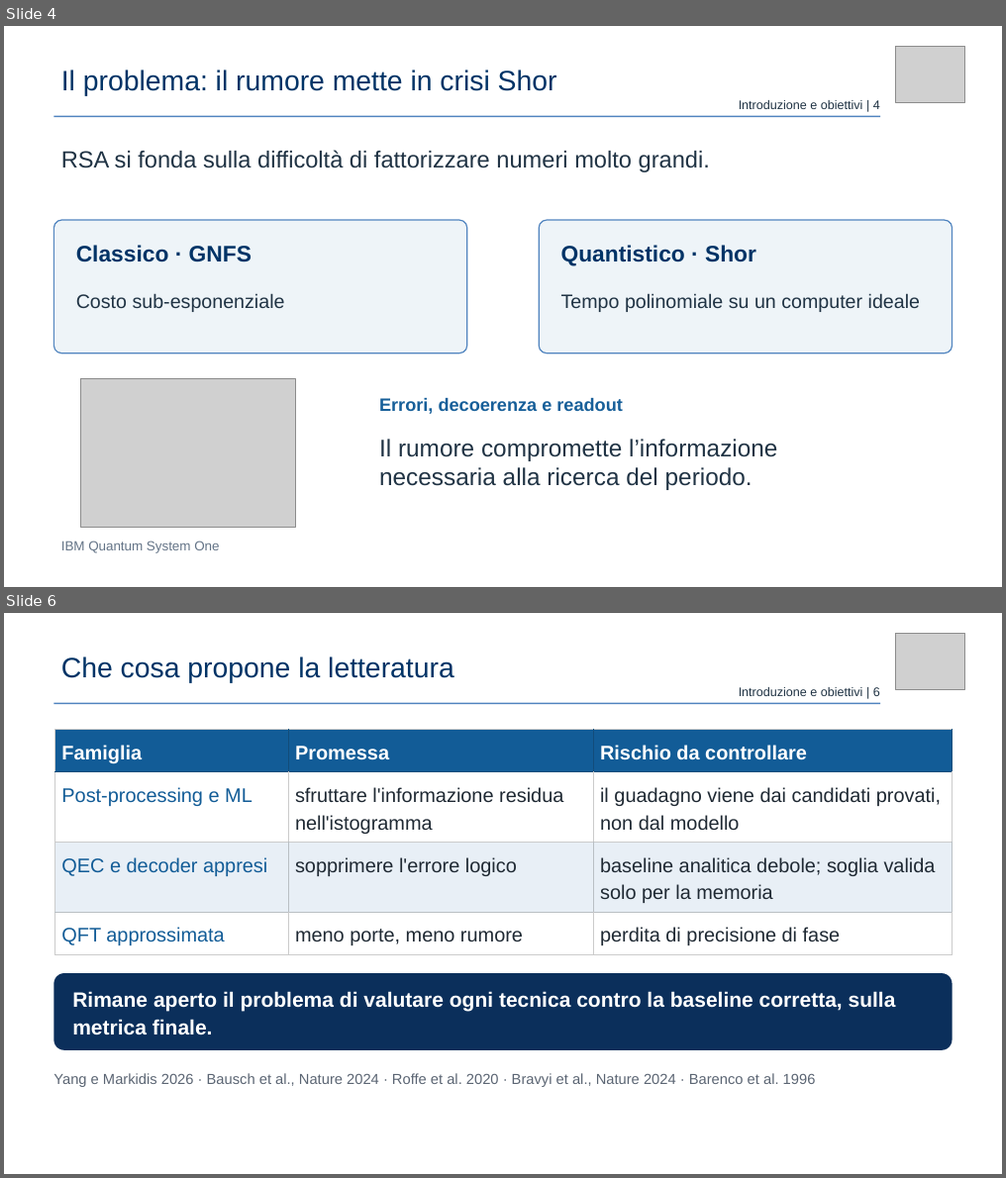
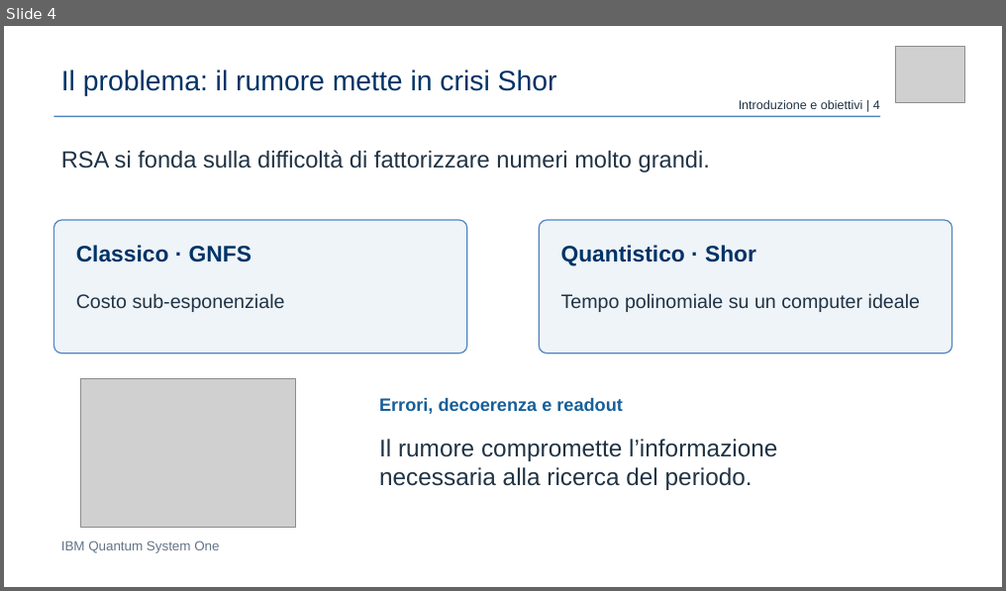
Before and after one commit to claudio-dragotta/shor-nisq-qec-thesis, a slide deck: presentazione/pptx prova/Dragotta Claudio.pptx. Shown one above the other, each under a label of ours: slides 4 and 6 before the commit, slide 4 after it; the slides between them are not shown. The pictures are 1006x1178 and 1006x591 pixels, drawn with LibreOffice and Linux fonts; fonts in the diff are those of the drawing; grey boxes stand for pictures. Boxes give left, top, right and bottom in pixels: in the first picture for what was removed or moved away, otherwise in the second. Text is boxed around its words. In the diff, an @@ line names an element or a change of style, - is before the commit and + after.

```diff
--- a/presentazione/pptx prova/Dragotta Claudio.pptx
+++ b/presentazione/pptx prova/Dragotta Claudio.pptx
@@ slide 6 removed at <box>4,613,1002,1174</box>, background #FFFFFF @@
@@ picture removed at <box>896,633,965,690</box> @@
@@ text removed at <box>61,657,454,682</box> @@
-Che cosa propone la letteratura
@@ text removed at <box>739,687,880,696</box> @@
-Introduzione e obiettivi | 6
@@ table removed at <box>54,730,952,956</box>, 4 rows, 3 columns @@
-Famiglia | Promessa | Rischio da controllare
-Post-processing e ML | sfruttare l'informazione residua nell'istogramma | il guadagno viene dai candidati provati, non dal modello
-QEC e decoder appresi | sopprimere l'errore logico | baseline analitica debole; soglia valida solo per la memoria
-QFT approssimata | meno porte, meno rumore | perdita di precisione di fase
@@ rectangle removed at <box>54,703,880,704</box> @@
@@ rounded rectangle removed at <box>54,973,952,1051</box> @@
-Rimane aperto il problema di valutare ogni tecnica contro la baseline corretta, sulla metrica finale.
@@ text removed at <box>54,1073,816,1087</box> @@
-Yang e Markidis 2026 · Bausch et al., Nature 2024 · Roffe et al. 2020 · Bravyi et al., Nature 2024 · Barenco et al. 1996
```
Also in this commit, not shown: 17 slides changed, 1 slide added, 5 other files.
